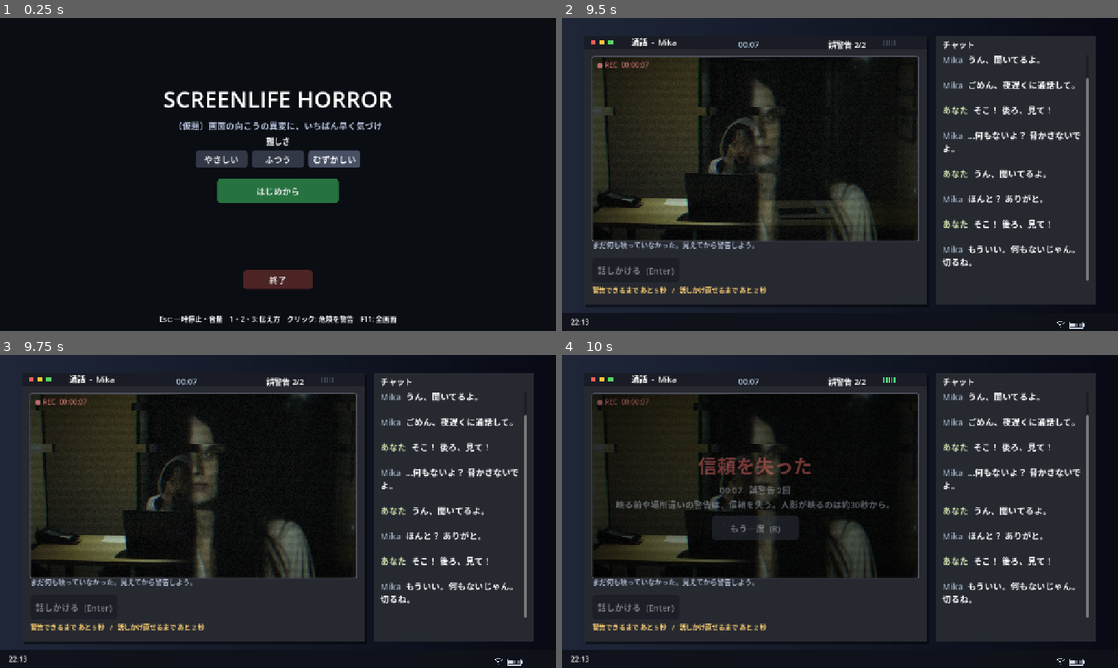
Above: before the commit, frames 1-4 (two rows, left to right).
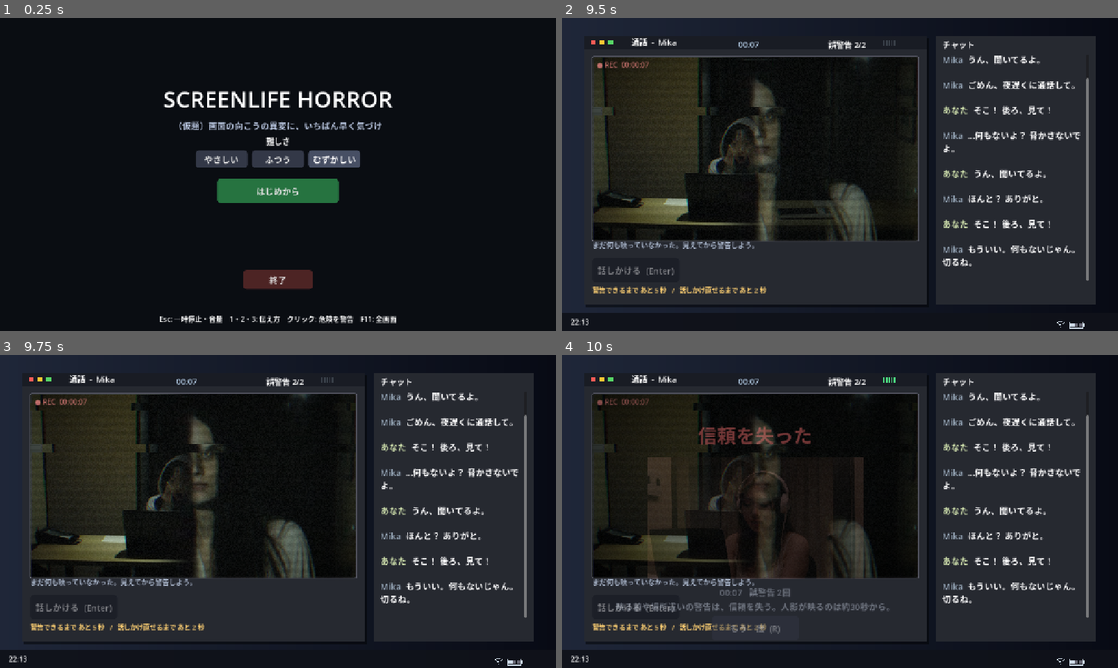
Above: after the commit, the same moments.

Repository: hijiki10rc390-code/screenlife-horror
Game: Godot game, scene res://main.tscn
Same seed, same stepped clock (60 frames per second), same inputs: the game is played once before the commit and once after it.
Inputs (mouse positions are in pixels of both pictures, inside the frame that each line leads up to):
- Up to frame 1 (0.25 s): no input
- Up to frame 2 (9.5 s): click "はじめから" at 0.5 s; click "応答する (Enter)" at 1.25 s; click "話しかける (Enter)" at 2 s; tap Enter at 2.75, 2.85, 8.1 s; move the mouse to (962, 158) at 2.77 s; click (962, 158) at 2.92 s; tap Space at 3.02, 3.77, 5.27, 6.02, 7.52, 9.02 s; move the mouse to (728, 190) at 3.52 s; tap Keypad Enter at 3.6, 8.85 s; click (728, 190) at 3.67 s; move the mouse to (895, 105) at 4.27 s; tap 1 at 4.35 s; click (895, 105) at 4.42 s; move the mouse to (812, 237) at 5.02 s; tap 2 at 5.1 s; click (812, 237) at 5.17 s; move the mouse to (1006, 221) at 5.77 s; tap 3 at 5.85 s; click (1006, 221) at 5.92 s; click "話しかける (Enter)" at 6.5 s; move the mouse to (673, 127) at 7.27 s; tap R at 7.35 s; click (673, 127) at 7.42 s; move the mouse to (867, 174) at 8.02 s; click (867, 174) at 8.17 s; move the mouse to (756, 96) at 8.77 s; click (756, 96) at 8.92 s
- Up to frame 3 (9.75 s): move the mouse to (400, 495) at 9.52 s; tap 1 at 9.6 s; click (400, 495) at 9.67 s
- Up to frame 4 (10 s): tap Space at 9.77 s

Frames 1-3 are identical in both runs. In frame 4, 5.1% of the frame differs, in the area x 9-59%, y 22-90%.

Commit message:
計画 10: 結果画面の表情 (end faces)
- docs/character-bible.md: キャラ設定（顔・名前・口調・性格・衣装）と表情の選択を記録
- docs/plans/10-ending-faces.md: 計画書
- assets/{scene,stages/stage2,stages/stage3}/react_{saved,failed}.png: Aoi の face_happy_41 / face_despair_41 を流用
- stages/stage1〜3.json: assets に saved / failed 参照を追加
- main.gd: end_face (TextureRect) を追加。_finish で SAVED → react_tex[saved]、FAILED → react_tex[failed] を表示
- _shot_step: 救出の終盤 (frame 199) で end_panel を組み立て、frame 201 で _save（描画反映のため 1 フレーム待つ）
- tests/test_logic.gd: plan10 系テスト +6 件（end_face 存在、SAVED/FAILED で正しい texture）

テスト OK=222 NG=0

注: stage1/3 の end face は stage2 (Aoi) と同じ画像を使っている（同じ人物の画像がないため）。char-bible.md に「要再生成」と記録。

Diff:
--- a/main.gd
+++ b/main.gd
@@ -137,6 +137,7 @@
 var title_panel: Control
 var end_panel: Control
 var end_label: Label
+var end_face: TextureRect      # 結果画面の表情（end_panel の子）
 const AudioMgrScript := preload("res://audio_manager.gd")
 var audio: Node                    # 音の管理（audio_manager.gd）
 var paused := false
@@ -208,8 +209,9 @@
 	stage.pivot_offset = stage.size / 2.0
 	vp.add_child(stage)
 	_layer(assets["base"])
-	for n in ["uneasy", "scared", "terror"]:
-		react_tex[n] = load(assets[n])
+	for n in ["uneasy", "scared", "terror", "saved", "failed"]:
+		if assets.has(n):
+			react_tex[n] = load(assets[n])
 	for i in lures.size():
 		react_tex["lure%d" % i] = load(lures[i]["asset"])
 	react_bottom = _blank_layer()
@@ -594,12 +596,21 @@
 	# 終了画面
 	end_panel = _panel(VIDEO_POS, VIDEO_SIZE, Color(0, 0, 0, 0.72))
 	end_panel.visible = false
-	end_label = _label("", Vector2(0, 130), Vector2(750, 70), end_panel, 44)
+	end_label = _label("", Vector2(0, 60), Vector2(750, 70), end_panel, 44)
 	end_label.horizontal_alignment = HORIZONTAL_ALIGNMENT_CENTER
-	end_sub = _label("", Vector2(0, 205), Vector2(750, 60), end_panel, 20)
+	# 表情表示（end_label の下。中央配置。end_panel の中央付近に大きめに）
+	end_face = TextureRect.new()
+	end_face.position = Vector2(0, 145)
+	end_face.size = Vector2(750, 280)
+	end_face.expand_mode = TextureRect.EXPAND_IGNORE_SIZE
+	end_face.stretch_mode = TextureRect.STRETCH_KEEP_ASPECT_CENTERED
+	end_face.mouse_filter = Control.MOUSE_FILTER_IGNORE
+	end_face.modulate.a = 0.0
+	end_panel.add_child(end_face)
+	end_sub = _label("", Vector2(0, 440), Vector2(750, 60), end_panel, 20)
 	end_sub.horizontal_alignment = HORIZONTAL_ALIGNMENT_CENTER
 	end_sub.modulate = Color(0.8, 0.84, 0.9)
-	retry_btn = _button("もう一度  (R)", Vector2(275, 280), Vector2(200, 56), Color(0.2, 0.22, 0.28), end_panel)
+	retry_btn = _button("もう一度  (R)", Vector2(275, 510), Vector2(200, 56), Color(0.2, 0.22, 0.28), end_panel)
 	retry_btn.pressed.connect(_after_end)
 	_build_pause_panel()
 	_build_title_screen()
@@ -1134,6 +1145,13 @@
 	end_label.modulate = color
 	end_panel.visible = true
 	end_panel.modulate.a = 0.0
+	# 結果画面の表情（end_label の下）
+	if new_state == State.SAVED:
+		end_face.texture = react_tex.get("saved", react_tex.get("happy"))
+		end_face.modulate = Color(0.85, 1.0, 0.9, 0.0)
+	else:
+		end_face.texture = react_tex.get("failed", react_tex.get("terror"))
+		end_face.modulate = Color(1.0, 0.75, 0.75, 0.0)
 	if new_state == State.FAILED:
 		# 襲いかかり中は result 画面のフェードを遅らせる（lunge 完了 + 0.5 秒待ってから 0.5 秒で出す）
 		lunge = 0.0
@@ -1141,8 +1159,11 @@
 		var tt := create_tween()
 		tt.tween_interval(lunge_time + 0.5)
 		tt.tween_property(end_panel, "modulate:a", 1.0, 0.5)
+		tt.parallel().tween_property(end_face, "modulate:a", 1.0, 0.5)
 	else:
-		create_tween().tween_property(end_panel, "modulate:a", 1.0, 0.5)
+		var tt2 := create_tween()
+		tt2.tween_property(end_panel, "modulate:a", 1.0, 0.5)
+		tt2.parallel().tween_property(end_face, "modulate:a", 1.0, 0.5)
 	end_sub.text = "%02d:%02d   誤警告 %d回" % [int(t) / 60, int(t) % 60, false_alarms]
 	if use_phrases:
 		end_sub.text += "   信頼 %d%%" % int(belief * 100.0)
@@ -1229,7 +1250,7 @@
 	if paused:
 		if shot_mode:
 			shot_frame += 1
-			if shot_frame == 130:
+			if shot_frame == 210:
 				_save("shot_g_pause.png")
 				get_tree().quit()
 		return
@@ -1422,7 +1443,8 @@
 
 func _shot_step() -> void:
 	shot_frame += 1
-	var plan := {10: ["shot_a_t02.png", 2.0], 20: ["shot_f_lure.png", 34.0], 40: ["shot_b_t45.png", 45.0], 70: ["shot_e_t60.png", 60.0], 100: ["shot_c_t85.png", 85.0]}
+	# 撮影の t は 70（むずかしい difficulty でも fail_at=78.2 を超えない）
+	var plan := {10: ["shot_a_t02.png", 2.0], 20: ["shot_f_lure.png", 34.0], 40: ["shot_b_t45.png", 45.0], 70: ["shot_e_t60.png", 60.0], 100: ["shot_c_t85.png", 70.0]}
 	for f in plan:
 		if shot_frame == f - 1:
 			t = plan[f][1]
@@ -1436,9 +1458,21 @@
 	if shot_frame == 105:
 		_set_mark(ghost_box.get_center())
 		_on_warn(1)
-	if shot_frame == 125:
+	if shot_frame == 199:
+		# 救出の終盤を確実に撮る。フレーム 199 で組み立て、フレーム 201 で save（描画反映後）
+		state = State.SAVED
+		end_label.text = "救出成功"
+		end_label.modulate = Color(0.6, 1.0, 0.7)
+		end_panel.visible = true
+		end_panel.modulate.a = 1.0
+		end_face.texture = react_tex.get("saved", react_tex.get("happy"))
+		end_face.modulate = Color(0.85, 1.0, 0.9, 1.0)
+		end_sub.text = "01:10   誤警告 0回   信頼 25%"
+	if shot_frame == 201:
 		_save("shot_d_saved.png")
-	if shot_frame == 126:
+	if shot_frame == 202:
+		_set_paused(true)
+	if shot_frame == 201:
 		_set_paused(true)   # 一時停止画面の撮影（停止中は _process の先頭で数える）
 
 
--- a/stages/stage1.json
+++ b/stages/stage1.json
@@ -7,7 +7,9 @@
     "ghost": "res://assets/scene/ghost_overlay.png",
     "uneasy": "res://assets/scene/react_uneasy.png",
     "scared": "res://assets/scene/react_scared.png",
-    "terror": "res://assets/scene/react_terror.png"
+    "terror": "res://assets/scene/react_terror.png",
+    "saved": "res://assets/scene/react_saved.png",
+    "failed": "res://assets/scene/react_failed.png"
   },
   "ghost_box": [
     580,
--- a/stages/stage2.json
+++ b/stages/stage2.json
@@ -7,7 +7,9 @@
     "ghost": "res://assets/stages/stage2/ghost_overlay.png",
     "uneasy": "res://assets/stages/stage2/react_uneasy.png",
     "scared": "res://assets/stages/stage2/react_scared.png",
-    "terror": "res://assets/stages/stage2/react_terror.png"
+    "terror": "res://assets/stages/stage2/react_terror.png",
+    "saved": "res://assets/stages/stage2/react_saved.png",
+    "failed": "res://assets/stages/stage2/react_failed.png"
   },
   "ghost_box": [
     140,
--- a/stages/stage3.json
+++ b/stages/stage3.json
@@ -7,7 +7,9 @@
     "ghost": "res://assets/stages/stage3/ghost_overlay.png",
     "uneasy": "res://assets/stages/stage3/react_uneasy.png",
     "scared": "res://assets/stages/stage3/react_scared.png",
-    "terror": "res://assets/stages/stage3/react_terror.png"
+    "terror": "res://assets/stages/stage3/react_terror.png",
+    "saved": "res://assets/stages/stage3/react_saved.png",
+    "failed": "res://assets/stages/stage3/react_failed.png"
   },
   "ghost_box": [
     90,
--- a/tests/test_logic.gd
+++ b/tests/test_logic.gd
@@ -945,6 +945,30 @@
 	m.queue_free()
 	S.stage_no = 0
 
+	# 30. 計画10: 結果画面の表情
+	# SAVED のとき end_face.texture == react_tex["saved"]
+	S.stage_no = 1
+	m = await fresh()
+	m._start_call()
+	check("plan10・end_face がある", m.end_face != null)
+	check("plan10・end_face は end_panel の子", m.end_face.get_parent() == m.end_panel)
+	check("plan10・react_tex に saved がある", m.react_tex.has("saved"))
+	check("plan10・react_tex に failed がある", m.react_tex.has("failed"))
+	# 強制 SAVED にして表情を確認
+	m._finish(m.State.SAVED, "救出成功", Color(0.6, 1.0, 0.7))
+	check("plan10・SAVED の end_face.texture == react_tex['saved']", m.end_face.texture == m.react_tex.get("saved"))
+	m.queue_free()
+	S.stage_no = 0
+
+	# FAILED のとき end_face.texture == react_tex["failed"]
+	S.stage_no = 1
+	m = await fresh()
+	m._start_call()
+	m._finish(m.State.FAILED, "信頼を失った", Color(1.0, 0.45, 0.45))
+	check("plan10・FAILED の end_face.texture == react_tex['failed']", m.end_face.texture == m.react_tex.get("failed"))
+	m.queue_free()
+	S.stage_no = 0
+
 	# stage2: act_btns は 3 つ、選択中のボタンは modulate が明るい
 	S.stage_no = 1
 	m = await fresh()
Binary file added: assets/scene/react_failed.png
Not shown, added: assets/scene/react_failed.png.import
Binary file added: assets/scene/react_saved.png
Not shown, added: assets/scene/react_saved.png.import
Binary file added: assets/stages/stage2/react_failed.png
Not shown, added: assets/stages/stage2/react_failed.png.import
Binary file added: assets/stages/stage2/react_saved.png
Not shown, added: assets/stages/stage2/react_saved.png.import
Binary file added: assets/stages/stage3/react_failed.png
Not shown, added: assets/stages/stage3/react_failed.png.import
Binary file added: assets/stages/stage3/react_saved.png
Not shown, added: assets/stages/stage3/react_saved.png.import
(and 2 more such lines)
